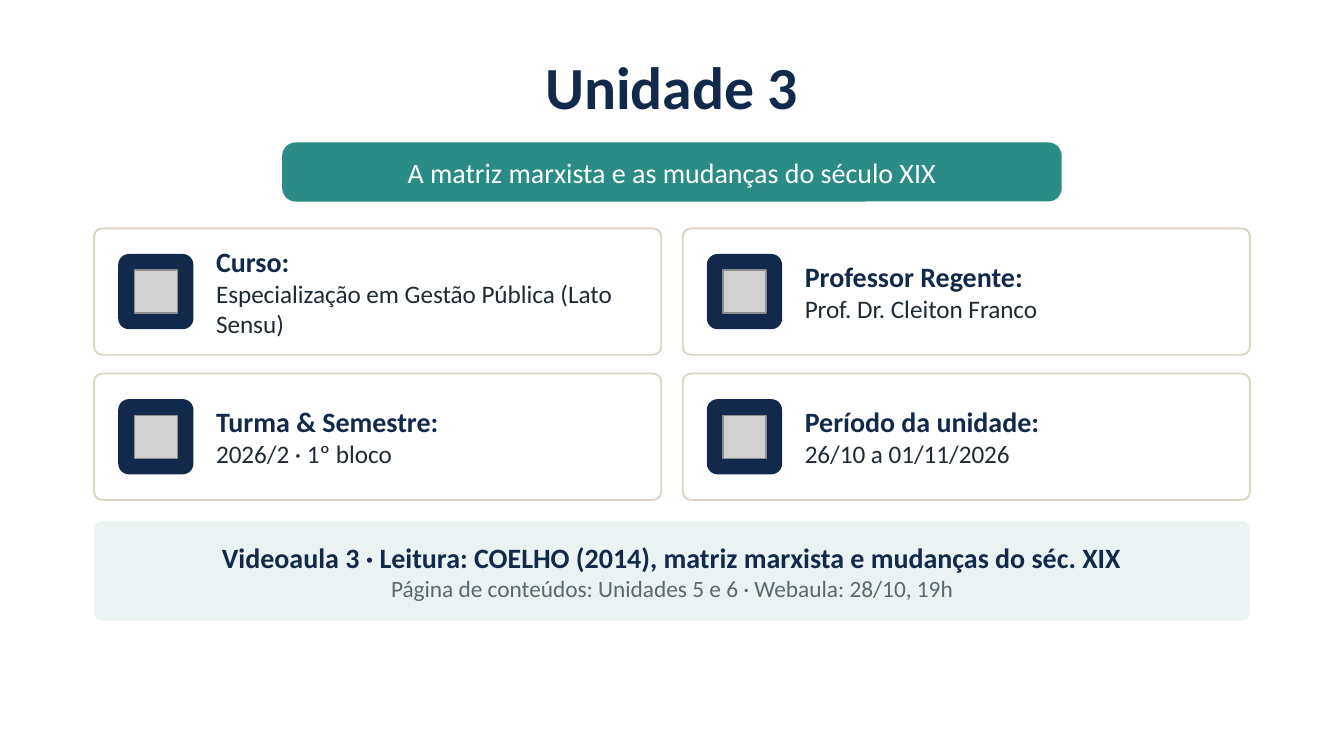
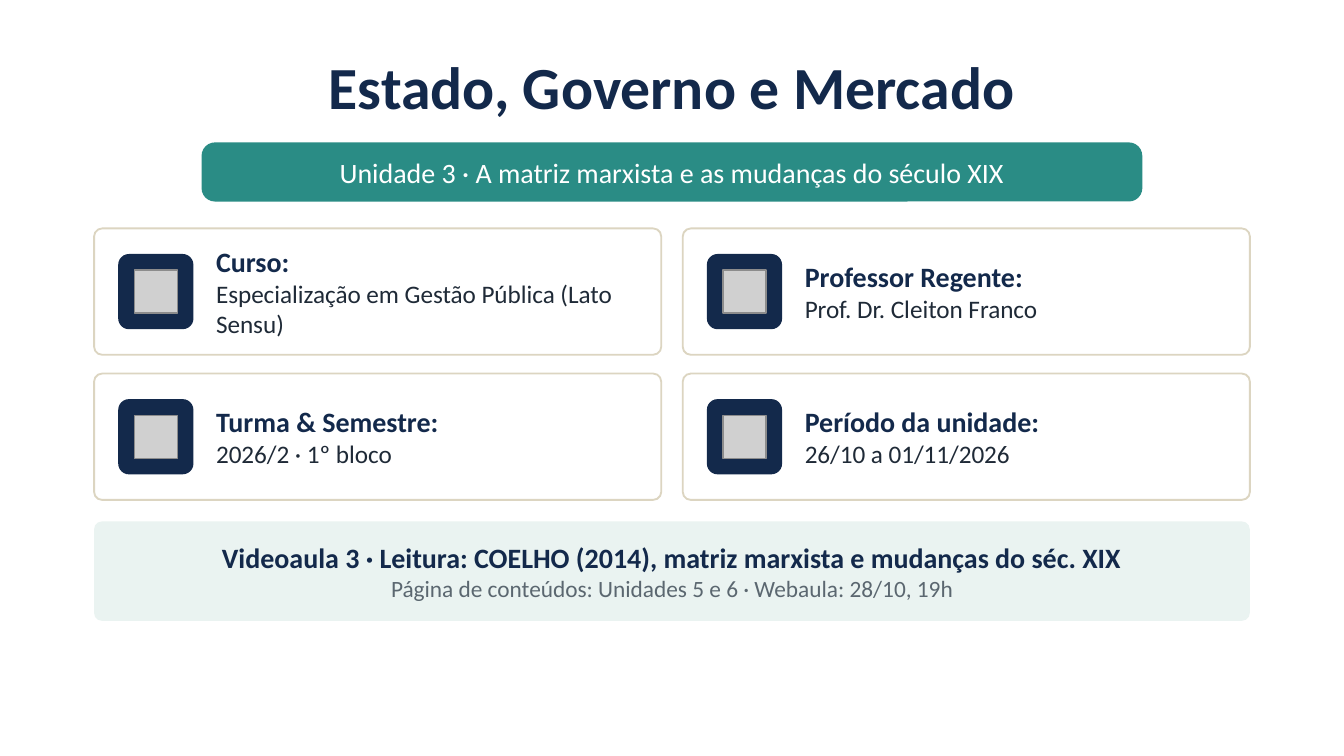
Before and after one commit to cleitonfranco74/gestao_publica, a slide deck: slide 2 of disciplina-01-estado-governo-mercado/materiais/03_Unidade_3_Matriz_Marxista.pptx. Drawn at 1344x756 pixels with LibreOffice and Linux fonts; fonts in the diff are those of the drawing; grey boxes stand for pictures; background and template pictures are left out. Boxes give left, top, right and bottom in pixels: in the first picture for what was removed or moved away, otherwise in the second. Text is boxed around its words. In the diff, an @@ line names an element or a change of style, - is before the commit and + after.

```diff
--- a/disciplina-01-estado-governo-mercado/materiais/03_Unidade_3_Matriz_Marxista.pptx
+++ b/disciplina-01-estado-governo-mercado/materiais/03_Unidade_3_Matriz_Marxista.pptx
@@ text at box(329, 67, 1014, 117): text changed @@
-Unidade 3
+Estado, Governo e Mercado
@@ rounded rectangle "Unidade 3 · A matriz ...": place and size @@
-rounded rectangle "Unidade 3 · A matriz ..." at box(282, 142, 1062, 202)
+rounded rectangle "Unidade 3 · A matriz ..." at box(202, 142, 1142, 202)
@@ text in rounded rectangle at box(340, 163, 1003, 188): text changed @@
-A matriz marxista e as mudanças do século XIX
+Unidade 3 · A matriz marxista e as mudanças do século XIX
```
Also in this commit, not shown: 7 other slides changed, 24 other files.
